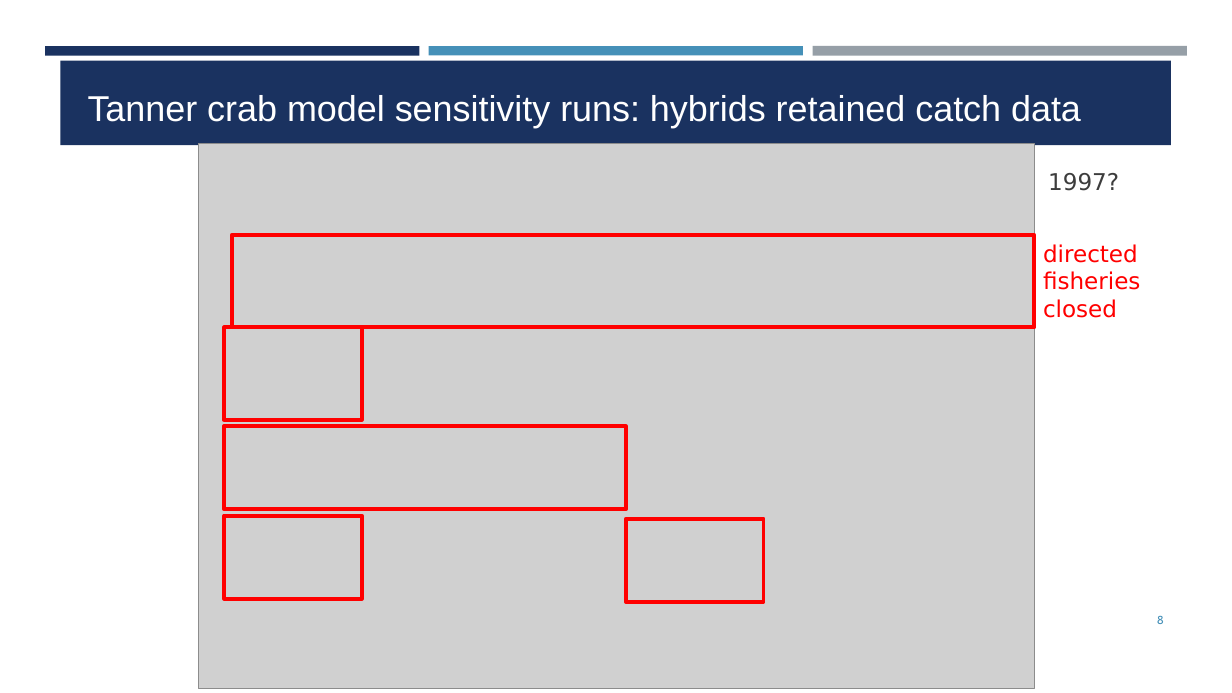
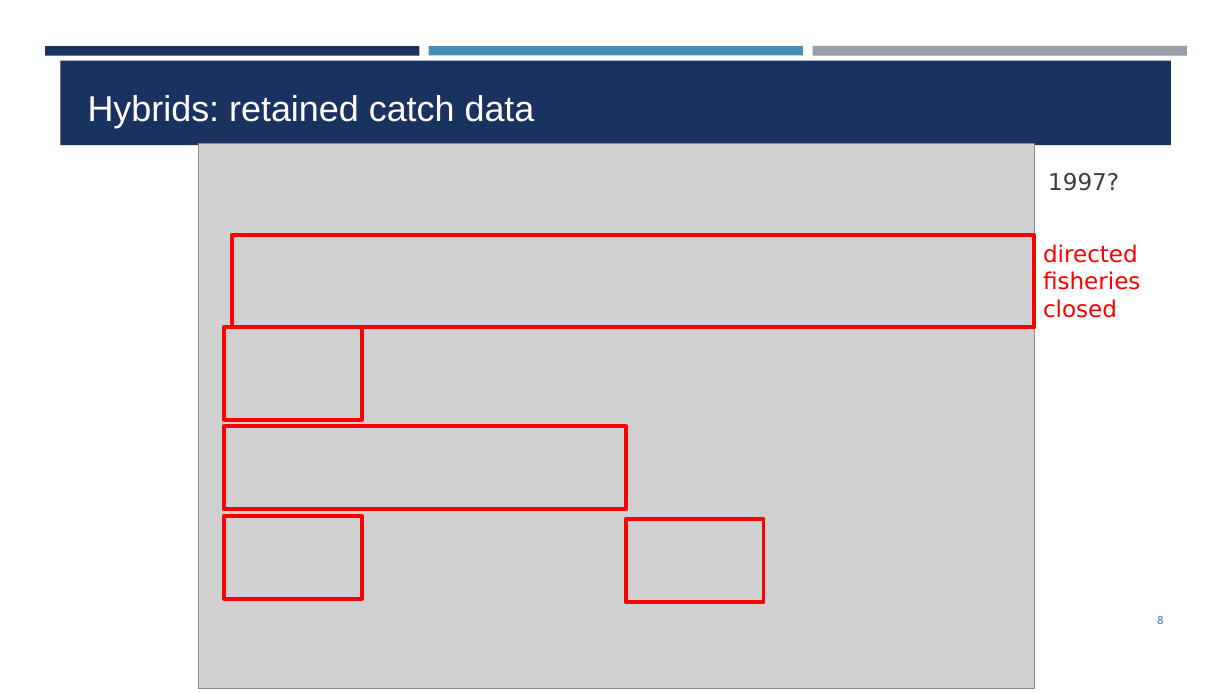
Before and after one commit to noaa-afsc/TannerCrab_2026CIEReview, a slide deck: slide 8 of presentations/HybridsConsiderations.pptx. Drawn at 1232x693 pixels with LibreOffice and Linux fonts; fonts in the diff are those of the drawing; grey boxes stand for pictures; background and template pictures are left out. Boxes give left, top, right and bottom in pixels: in the first picture for what was removed or moved away, otherwise in the second. Text is boxed around its words. In the diff, an @@ line names an element or a change of style, - is before the commit and + after.

Commit message:
20260521. Finished hybrid, assessment, bridging, updated agenda

```diff
--- a/presentations/HybridsConsiderations.pptx
+++ b/presentations/HybridsConsiderations.pptx
@@ title at (88, 95, 535, 128): text changed @@
-Tanner crab model sensitivity runs: hybrids retained catch data
+Hybrids: retained catch data
```
Also in this commit, not shown: 5 other slides changed, 2 slides added, 1 slide removed, 6 other files.
